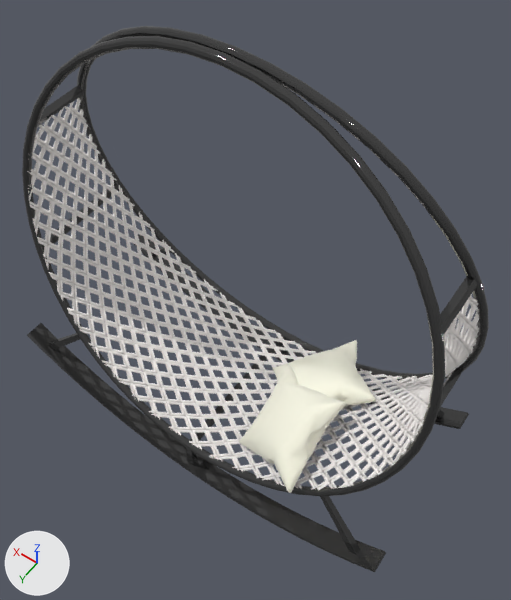
A saved change to the glTF model public/models/swing_chair.glb.
The view is the same before and after, from a 50 mm camera at (-1.1, 1.41, 3.14) aimed at (-0.1, 0.01, 0.95). Every picture has the same lights, and +X, +Y and +Z are marked at lower left. Where no turn or scale is listed for an object, it has been applied to the vertices.

In view in the first picture: 'cushion', 'metal_ring', 'wood'.
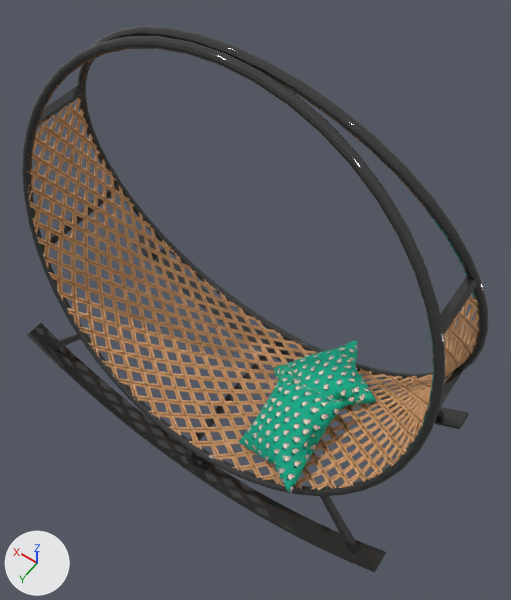
The newer file is also rescaled (x0.963) as a whole; pictures and numbers use the older file's frame.

What the commit changed:
Picture 'wood2' (img_wood2) is new.
Picture 'fabric18' (img_fabric18) is new.
In material 'cushion_shdr' (mat_cushion_shdr), base_color is no longer (1.0, 0.994, 0.899), white #fffef3.
In material 'cushion_shdr' (mat_cushion_shdr), texture is now set to img_fabric18.
In material 'wood_shdr' (mat_wood_shdr), base_color is no longer (1.0, 0.964, 0.937), white #fffbf8.
In material 'wood_shdr' (mat_wood_shdr), texture is now set to img_wood2.

Where the change shows, as pixel boxes [x1, y1, x2, y2] in the pictures (511 x 600 px):
'wood', surface changed (white to brown)
    both: [27, 98, 479, 490]
'cushion', surface changed (white to green)
    both: [239, 340, 376, 493]
